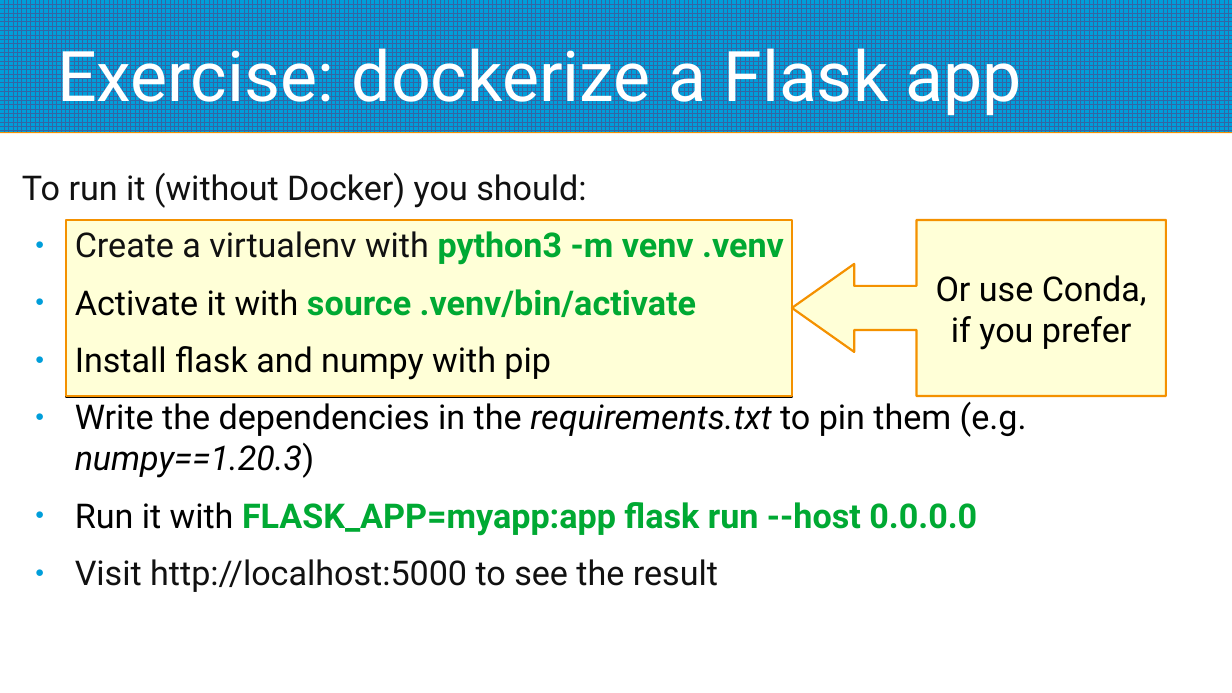
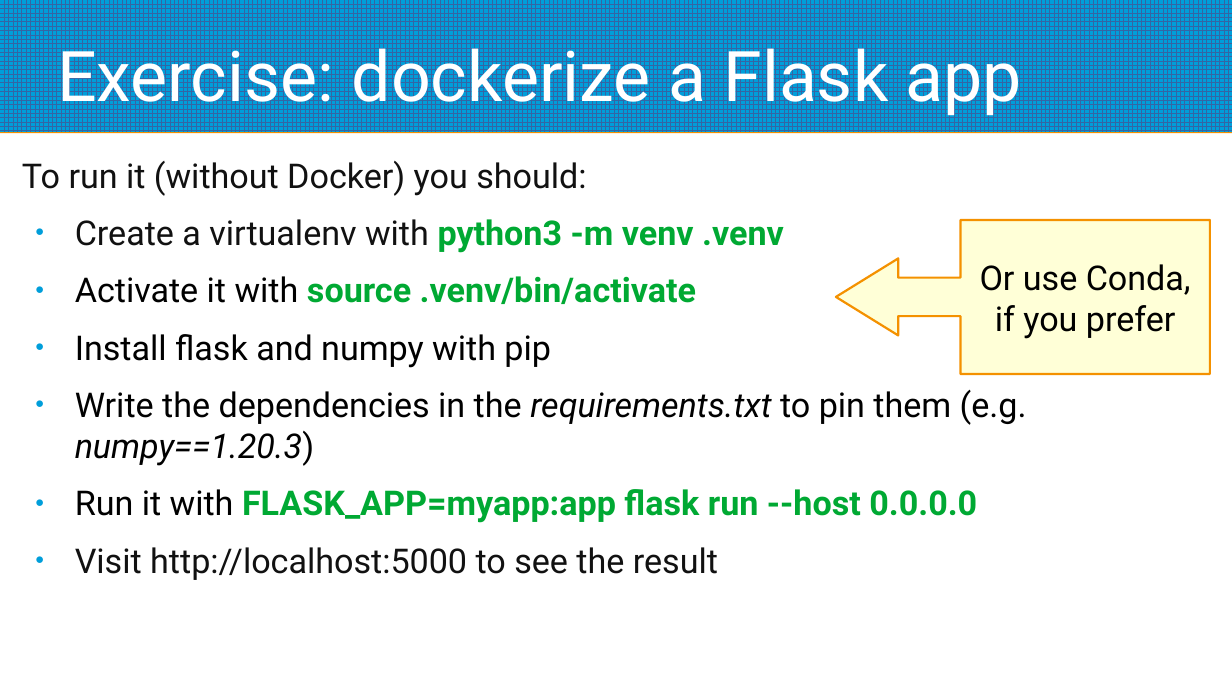
Before and after one commit to jacopofar/dsr-db, a slide deck: slide 30 of docker/slides_docker.odp. Drawn at 1232x693 pixels with LibreOffice and Linux fonts; fonts in the diff are those of the drawing. Boxes give left, top, right and bottom in pixels: in the first picture for what was removed or moved away, otherwise in the second. Text is boxed around its words. In the diff, an @@ line names an element or a change of style, - is before the commit and + after.

Commit message:
Simplify and rearrange the format of a slide that lloked too '90

```diff
--- a/docker/slides_docker.odp
+++ b/docker/slides_docker.odp
@@ text "To run it (without Docker) ..." moved from (x1=22, y1=173, x2=1027, y2=592) to (x1=22, y1=161, x2=1027, y2=580) @@
@@ rectangle removed at (x1=66, y1=220, x2=793, y2=396) @@
@@ left arrow callout "Or use Conda," resized from (x1=793, y1=220, x2=1167, y2=396) to (x1=836, y1=220, x2=1211, y2=375) @@
@@ left arrow callout "Or use Conda," at (x1=836, y1=220, x2=1211, y2=375): proportions changed @@
```
Also in this commit, not shown: 5 other files.
